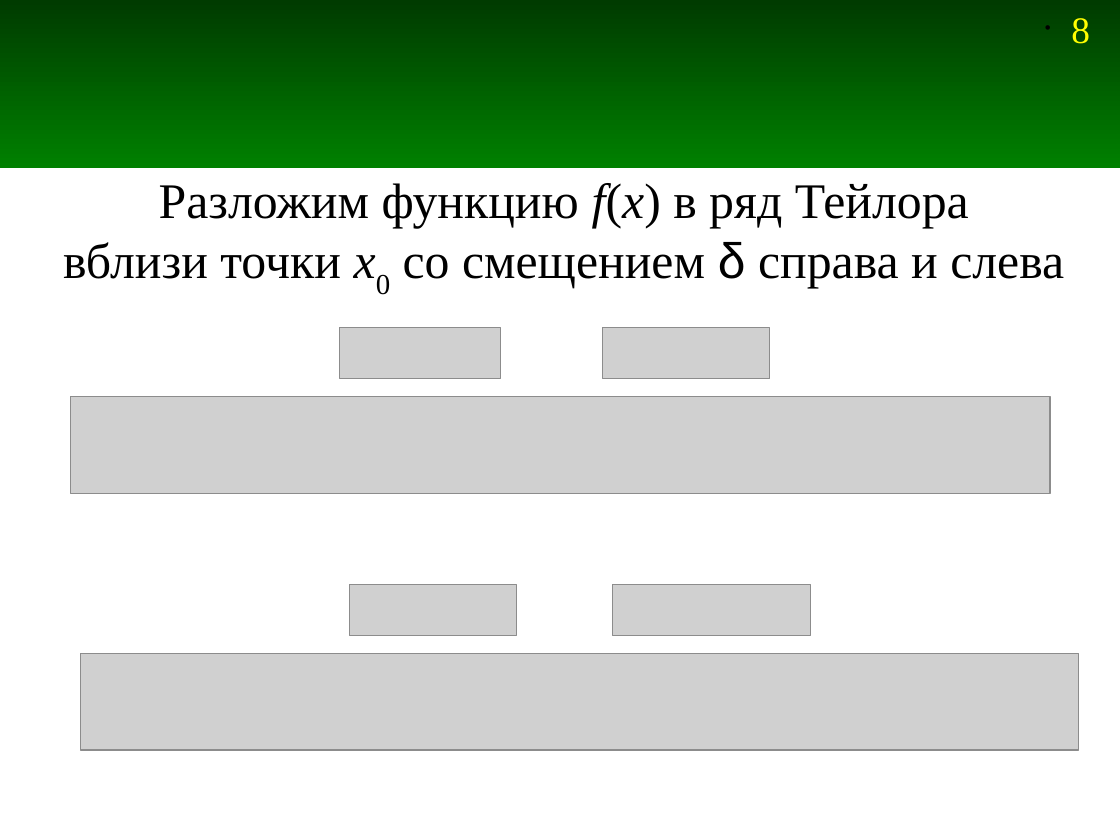
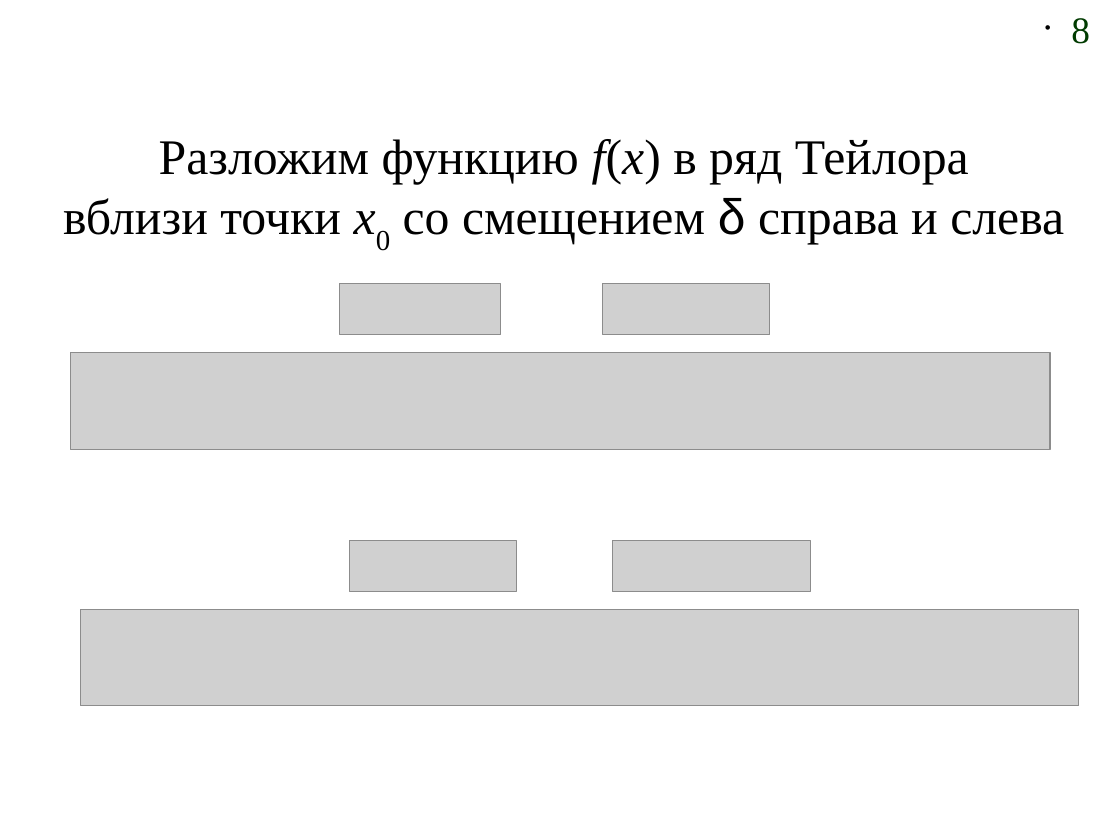
Before and after one commit to Jenyay/modelling, a slide deck: slide 8 of fdtd/presentations/11. FDTD-1D Numerical dispersion.odp. Drawn at 1120x840 pixels with LibreOffice and Linux fonts; fonts in the diff are those of the drawing; grey boxes stand for pictures. Boxes give left, top, right and bottom in pixels: in the first picture for what was removed or moved away, otherwise in the second. Text is boxed around its words. In the diff, an @@ line names an element or a change of style, - is before the commit and + after.

```diff
--- a/fdtd/presentations/11. FDTD-1D Numerical dispersion.odp
+++ b/fdtd/presentations/11. FDTD-1D Numerical dispersion.odp
@@ rectangle removed at (x1=0, y1=0, x2=1120, y2=168) @@
@@ page number at (x1=1071, y1=18, x2=1090, y2=44): text colour #FFFF00 to #003B00 @@
@@ 6 pictures, 1 text moved together from (x1=63, y1=183, x2=1080, y2=750) to (x1=63, y1=139, x2=1080, y2=706) @@
```
Also in this commit, not shown: 10 other slides changed, 2 slides added, 2 slides removed, 2 other files.
